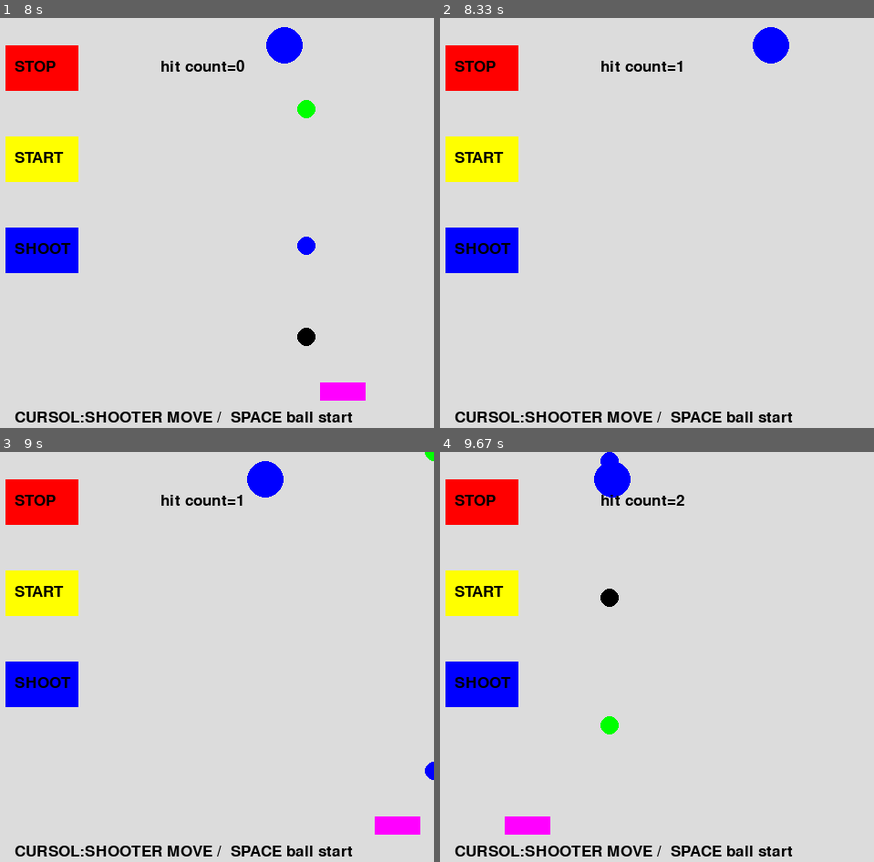
Above: before the commit, frames 1-4 (two rows, left to right).
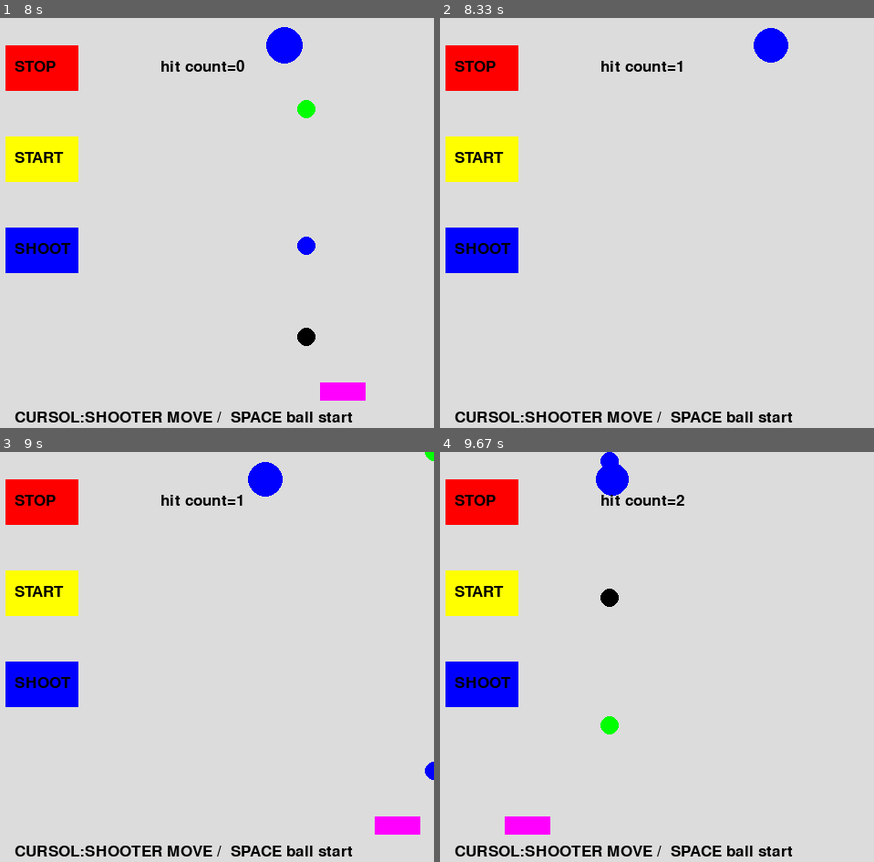
Above: after the commit, the same moments.

Repository: snc29654/pygame
Game: pygame game, started from shooting.py
Two runs of this game, one before a commit and one after it. Both use one fixed random seed, a clock stepped at 60 frames per second and the inputs below.
Inputs:
- Up to frame 1 (8 s): hold Right 0.33-0.97 s; hold Left 1-1.47 s; tap Space at 1.07, 1.37, 1.57, 1.87, 2.57, 2.87, 3.13, 3.43, 3.57, 3.87, 4.23, 4.53, 4.73, 5.03, 5.23, 5.53, 5.73, 6.03, 6.3, 6.6, 6.73, 7.03, 7.4, 7.7, 7.9 s; hold Right 1.5-1.97 s; hold Left 2.5-3.03 s; hold Left 3.07-3.47 s; hold Right 3.5-4.13 s; hold Left 4.17-4.63 s; hold Right 4.67-5.13 s; hold Right 5.17-5.63 s; hold Left 5.67-6.2 s; hold Left 6.23-6.63 s; hold Right 6.67-7.3 s; hold Left 7.33-7.8 s; hold Right from 7.83 s (still down)
- Up to frame 2 (8.33 s): tap Space at 8.2 s; release Right at 8.3 s
- Up to frame 3 (9 s): hold Left from 8.83 s (still down); tap Space at 8.9 s
- Up to frame 4 (9.67 s): tap Space at 9.2, 9.47 s; release Left at 9.37 s; hold Left from 9.4 s (still down)

Frame 1 is identical in both runs. In frame 2, less than 0.1% of the frame differs, in the area x 72-81%, y 2-12%; in frame 3, less than 0.1%; in frame 4, less than 0.1%, in the area x 35-44%, y 2-12%.

Commit message:
hit毎にtargetサイズを小さくする

Diff:
--- a/shooting.py
+++ b/shooting.py
@@ -21,7 +21,7 @@
     by0 =400
     by1 =400
     by2 =400
-
+    target_size=20
     x3=300
     bx3=300
     y3 =400
@@ -77,18 +77,18 @@
                     by0=400
                     stop=0
 
-        if(((bx3>(x-10))and(bx3<(x+10)))
-         and((by0>(y-10))and(by0<(y+10)))):
+        if(((bx3>(x-target_size/2))and(bx3<(x+target_size/2)))
+         and((by0>(y-target_size/2))and(by0<(y+target_size/2)))):
             print("hit")
             hit=1
 
-        if(((bx3>(x-10))and(bx3<(x+10)))
-         and((by1>(y-10))and(by1<(y+10)))):
+        if(((bx3>(x-target_size/2))and(bx3<(x+target_size/2)))
+         and((by1>(y-target_size/2))and(by1<(y+target_size/2)))):
             print("hit")
             hit=1
 
-        if(((bx3>(x-10))and(bx3<(x+10)))
-         and((by2>(y-10))and(by2<(y+10)))):
+        if(((bx3>(x-target_size/2))and(bx3<(x+target_size/2)))
+         and((by2>(y-target_size/2))and(by2<(y+target_size/2)))):
             print("hit")
             hit=1
 
@@ -115,7 +115,7 @@
                 if(x<150):
                     state=0
 
-        pygame.draw.circle(main_surface, (0,0,255), (x, y), 20)
+        pygame.draw.circle(main_surface, (0,0,255), (x, y), target_size)
 
         pygame.draw.circle(main_surface, (0,0,0), (bx3, by0), 10)
         pygame.draw.circle(main_surface, (0,255,0), (bx3, by1), 10)
@@ -132,6 +132,7 @@
         if(hit==1):
             hit_count+=1
             hit=0
+            target_size-=1
         texthit = font.render("hit count="+str(hit_count), True, (0,0,0))
         main_surface.blit(texthit, (200,45))
         pygame.display.update()
